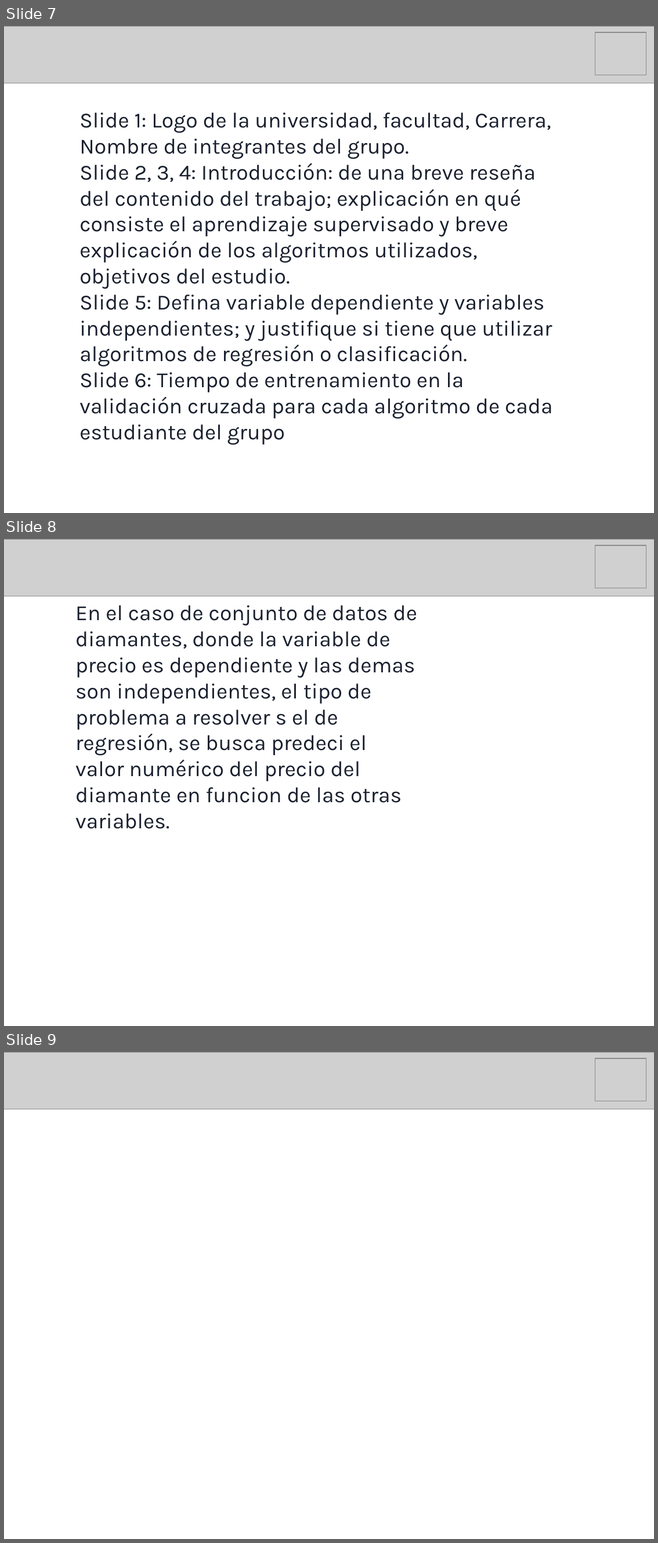
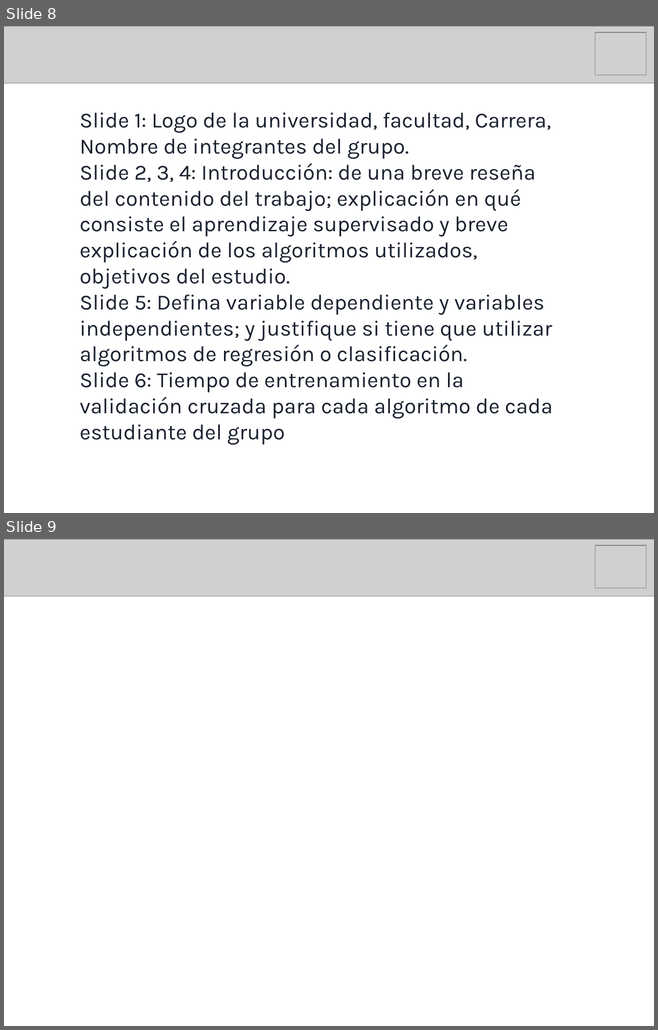
Before and after one commit to IgnGGA/grupo9, a slide deck: presentación/presentaciónDosMineriaDeDatos.pptx. Shown one above the other, each under a label of ours: slides 7, 8 and 9 before the commit, slides 8 and 9 after it. The pictures are 658x1543 and 658x1030 pixels, drawn with LibreOffice and Linux fonts; fonts in the diff are those of the drawing; grey boxes stand for pictures. Boxes give left, top, right and bottom in pixels: in the first picture for what was removed or moved away, otherwise in the second. Text is boxed around its words. In the diff, an @@ line names an element or a change of style, - is before the commit and + after.

```diff
--- a/presentación/presentaciónDosMineriaDeDatos.pptx
+++ b/presentación/presentaciónDosMineriaDeDatos.pptx
@@ slide 8 removed at <box>4,539,654,1026</box>, background #FFFFFF @@
@@ picture removed at <box>4,539,654,596</box> @@
@@ picture removed at <box>594,545,646,588</box> @@
@@ text removed at <box>75,605,417,803</box> @@
-En el caso de conjunto de datos de diamantes, donde la variable de precio es dependiente y las demas son independientes, el tipo de problema a resolver s el de regresión, se busca predeci el valor numérico del precio del diamante en funcion de las otras variables.
@@ what was slide 7 is now slide 8 @@
```
Also in this commit, not shown: 4 slides changed, 3 slides added, 2 other slides removed, 12 other files.
